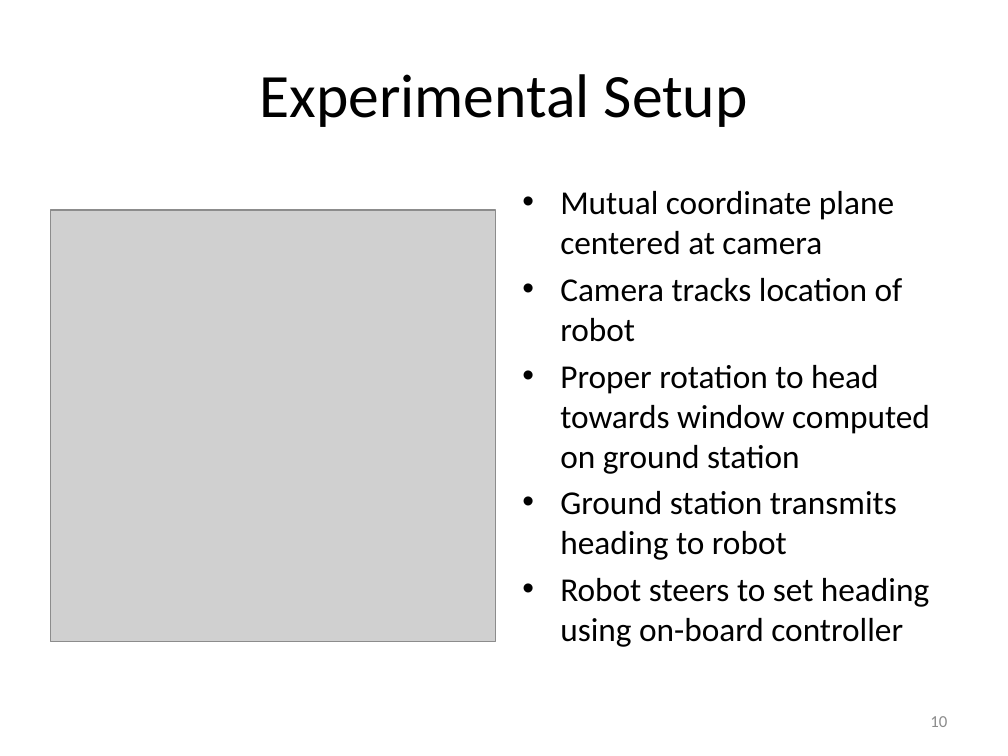
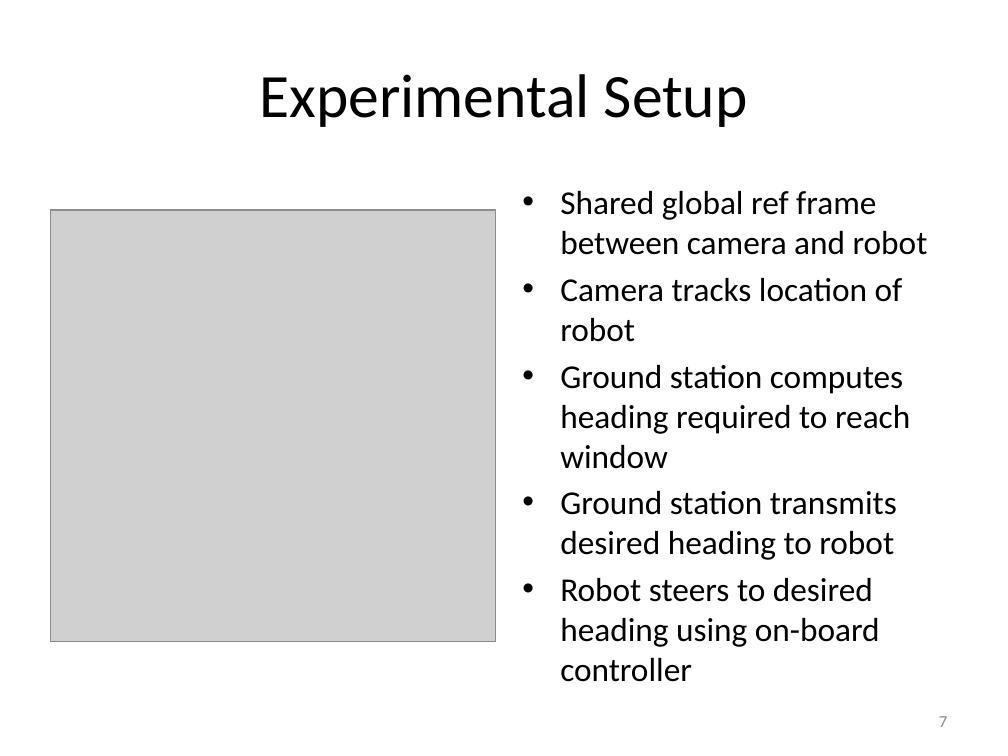
Before and after one commit to ryanjulian/manuscript-aamas2013, a slide deck: slide 7 of presentation/AAMAS_2013.pptx (slide 10 before the commit). Drawn at 1008x756 pixels with LibreOffice and Linux fonts; fonts in the diff are those of the drawing; grey boxes stand for pictures. Boxes give left, top, right and bottom in pixels: in the first picture for what was removed or moved away, otherwise in the second. Text is boxed around its words. In the diff, an @@ line names an element or a change of style, - is before the commit and + after.

```diff
--- a/presentation/AAMAS_2013.pptx
+++ b/presentation/AAMAS_2013.pptx
@@ text at <box>560,191,928,255</box>: text changed @@
-• Mutual coordinate plane centered at camera
+• Shared global ref frame between camera and robot
@@ text at <box>560,365,910,682</box>: text changed @@
-• Proper rotation to head towards window computed on ground station
-• Ground station transmits heading to robot
-• Robot steers to set heading using on-board controller
+• Ground station computes heading required to reach window
+• Ground station transmits desired heading to robot
+• Robot steers to desired heading using on-board controller
@@ page number at <box>939,716,947,727</box>: text changed @@
-10
+7
```
Also in this commit, not shown: 8 other slides changed, 8 slides added, 3 other files.
